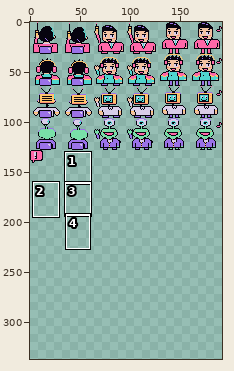
Two states of a pixel-art file, art/office/cast.aseprite. Above: a wide view before the commit, with the close-up outlined.
Close-up. The starting point:
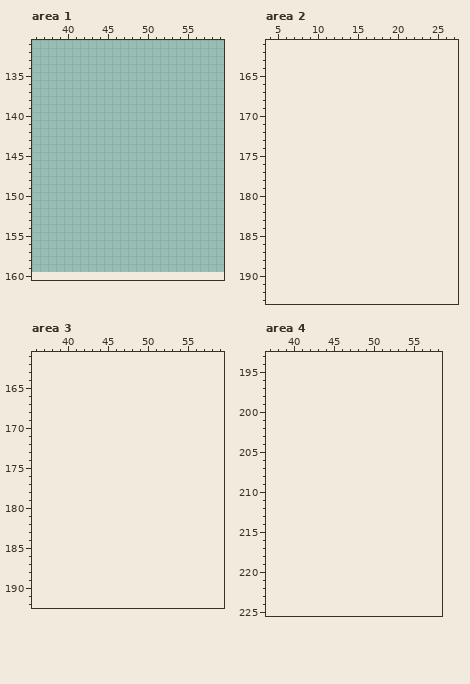
192x160 pixels, 1 frame. Shown: area 1: x 36..59, y 131..160; area 2: x 4..27, y 161..193; area 3: x 36..59, y 161..192; area 4: x 37..58, y 193..225. The old version is drawn lined up with the new one, on the new canvas. The wide view leaves out empty margins. The commit also changed other parts of the picture, which this record leaves out.
The result:
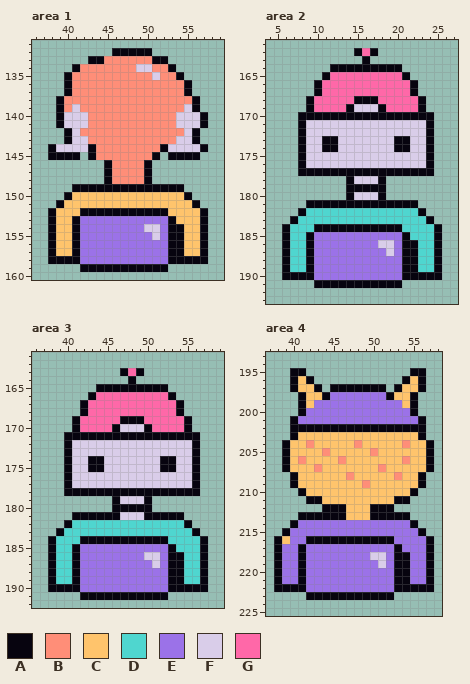
Palette (. is transparent): A #07040f  B #ff8e78  C #ffc46c  D #4fd6cf  E #9b72e8  F #d9cde9  G #ff68a8
Diff:
canvas 192x160 -> 192x352
Changed rows in their new state; - is an unchanged pixel.
Area 1:
first column x 38:
132 --------AAAAA-------
133 -----AABBBBBBAA-----
134 ---ABBBBBBBFFBBA----
135 --ABBBBBBBBBBFBBA---
136 --ABBBBBBBBBBBBBBA--
137 --ABBBBBBBBBBBBBBA--
138 -ABBBBBBBBBBBBBBBBA-
139 -ABFBBBBBBBBBBBBBFA-
140 -AFFFBBBBBBBBBBBFFFA
141 -AFFFBBBBBBBBBBBFFFA
142 --AFBBBBBBBBBBBBBFA-
143 --AFFBBBBBBBBBBBFFA-
144 AFFFFABBBBBBBBAFFFFA
145 AAAA-ABBBBBBBA-AAAA-
146 -------ABBBBA-------
147 -------ABBBBA-------
148 -------ABBBBA-------
149 ---AAAAAAAAAAAAAA---
150 --ACCCCCCCCCCCCCCA--
151 -ACCCCCCCCCCCCCCCCA-
152 ACCCAAAAAAAAAAACCCCA
153 ACCAEEEEEEEEEEEACCCA
154 ACCAEEEEEEEEFFEAACCA
155 ACCAEEEEEEEEEFEAACCA
156 ACCAEEEEEEEEEEEAACCA
157 ACCAEEEEEEEEEEEAACCA
158 AAAAEEEEEEEEEEEAAAAA
159 ----AAAAAAAAAAA-----
Area 2:
first column x 6:
162 ---------AGA--------
163 ----------A---------
164 ------AAAAAAAAA-----
165 -----AGGGGGGGGGA----
166 ----AGGGGGGGGGGGA---
167 ----AGGGGGGGGGGGA---
168 ---AGGGGGAAAGGGGGA--
169 ---AGGGGAFFFAGGGGA--
170 --AAAAAAAAAAAAAAAAA-
171 --AFFFFFFFFFFFFFFFA-
172 --AFFFFFFFFFFFFFFFA-
173 --AFFAAFFFFFFFAAFFA-
174 --AFFAAFFFFFFFAAFFA-
175 --AFFFFFFFFFFFFFFFA-
176 --AFFFFFFFFFFFFFFFA-
177 --AAAAAAAAAAAAAAAAA-
178 --------AFFFA-------
179 --------AAAAA-------
180 --------AFFFA-------
181 ---AAAAAAAAAAAAAA---
182 --ADDDDDDDDDDDDDDA--
183 -ADDDDDDDDDDDDDDDDA-
184 ADDDAAAAAAAAAAADDDDA
185 ADDAEEEEEEEEEEEADDDA
186 ADDAEEEEEEEEFFEAADDA
187 ADDAEEEEEEEEEFEAADDA
188 ADDAEEEEEEEEEEEAADDA
189 ADDAEEEEEEEEEEEAADDA
190 AAAAEEEEEEEEEEEAAAAA
191 ----AAAAAAAAAAA-----
Area 3:
first column x 38:
163 ---------AGA--------
164 ----------A---------
165 ------AAAAAAAAA-----
166 -----AGGGGGGGGGA----
167 ----AGGGGGGGGGGGA---
168 ----AGGGGGGGGGGGA---
169 ---AGGGGGAAAGGGGGA--
170 ---AGGGGAFFFAGGGGA--
171 --AAAAAAAAAAAAAAAAA-
172 --AFFFFFFFFFFFFFFFA-
173 --AFFFFFFFFFFFFFFFA-
174 --AFFAAFFFFFFFAAFFA-
175 --AFFAAFFFFFFFAAFFA-
176 --AFFFFFFFFFFFFFFFA-
177 --AFFFFFFFFFFFFFFFA-
178 --AAAAAAAAAAAAAAAAA-
179 --------AFFFA-------
180 --------AAAAA-------
181 ---AAAAAAFFFAAAAA---
182 --ADDDDDDDDDDDDDDA--
183 -ADDDDDDDDDDDDDDDDA-
184 ADDDAAAAAAAAAAADDDDA
185 ADDAEEEEEEEEEEEADDDA
186 ADDAEEEEEEEEFFEAADDA
187 ADDAEEEEEEEEEFEAADDA
188 ADDAEEEEEEEEEEEAADDA
189 ADDAEEEEEEEEEEEAADDA
190 AAAAEEEEEEEEEEEAAAAA
191 ----AAAAAAAAAAA-----
Area 4:
first column x 38:
195 --AA-------------AA-
196 --ACA-----------ACA-
197 --ACCA-AAAAAAA-ACCA-
198 ---ACCAEEEEEEEACCA--
199 ---ACEEEEEEEEEEECA--
200 ---AEEEEEEEEEEEEEA--
201 --AEEEEEEEEEEEEEEEA-
202 --AAAAAAAAAAAAAAAAA-
203 --ACCCCCCCCCCCCCCCA-
204 -ACCBCCCCCBCCCCCBCCA
205 -ACCCCBCCCCCBCCCCCCA
206 -ACBCCCCBCCCCCCCBCCA
207 -ACCCBCCCCCCCBCCCCCA
208 --ACCCCCCBCCCCCBCCA-
209 --ACCCCCCCCBCCCCCCA-
210 ---ACCCCCCCCCCCCCA--
211 ----AACCCCCCCCCAA---
212 ------AAACCCAAA-----
213 ---AAAAAACCCAAAAA---
214 --AEEEEEEEEEEEEEEA--
215 -AEEEEEEEEEEEEEEEEA-
216 ACEEAAAAAAAAAAAEEEEA
217 AEEAEEEEEEEEEEEAEEEA
218 AEEAEEEEEEEEFFEAAEEA
219 AEEAEEEEEEEEEFEAAEEA
220 AEEAEEEEEEEEEEEAAEEA
221 AEEAEEEEEEEEEEEAAEEA
222 AAAAEEEEEEEEEEEAAAAA
223 ----AAAAAAAAAAA-----
Boxes around the changes in both close-ups, in picture pixels (x1, y1, x2, y2):
added: (48, 48, 208, 272)
added: (282, 48, 442, 288)
added: (48, 368, 208, 600)
added: (274, 368, 434, 600)
